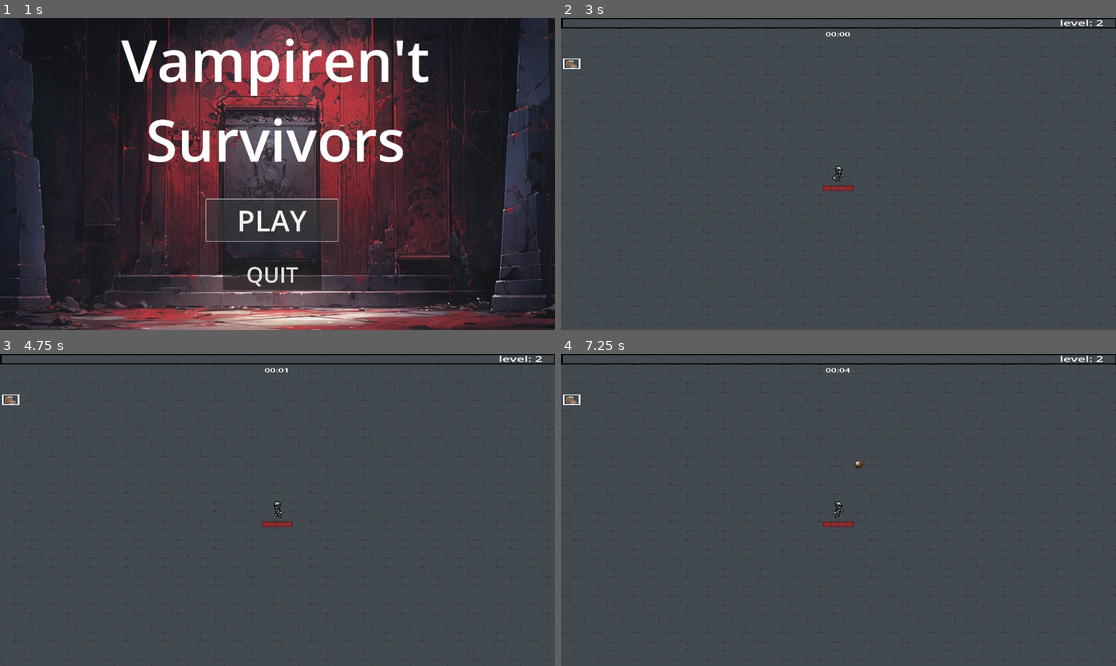
Above: before the commit, frames 1-4 (two rows, left to right).
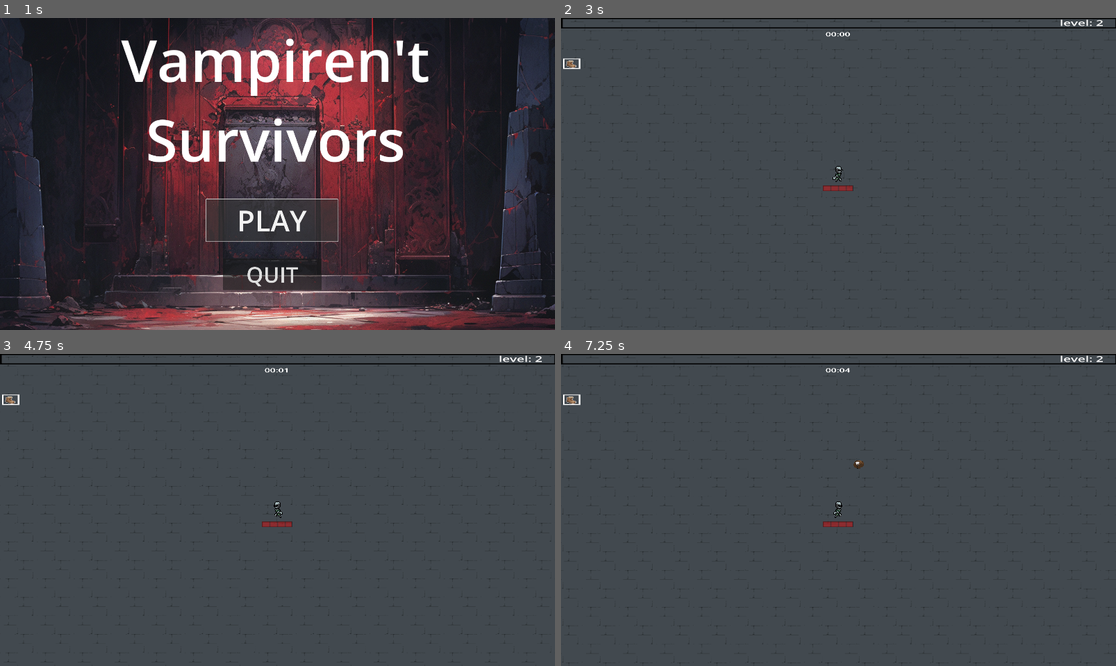
Above: after the commit, the same moments.

Repository: RaulBreaFernandez/PMDM
Game: Godot game, scene res://menu.tscn
Same seed, same stepped clock (60 frames per second), same inputs: the game is played once before the commit and once after it. Sound files missing from this copy of the repository are replaced by a short silence.
Inputs (mouse positions are in pixels of both pictures, inside the frame that each line leads up to):
- Up to frame 1 (1 s): click "PLAY" at 0.5 s
- Up to frame 2 (3 s): move the mouse to (960, 158) at 1.27 s; hold D (right) 1.28-2.03 s; click (960, 158) at 1.35 s; tap Enter at 2 s; move the mouse to (727, 189) at 2.02 s; hold S (down) 2.03-2.78 s; click (727, 189) at 2.1 s; tap Space at 2.75 s; move the mouse to (894, 105) at 2.77 s; hold D (right) from 2.78 s (still down); click (894, 105) at 2.85 s
- Up to frame 3 (4.75 s): move the mouse to (249, 572) at 3.52 s; release D (right) at 3.53 s; hold W (up) 3.53-4.28 s; click (249, 572) at 3.6 s; move the mouse to (444, 556) at 4.27 s; hold A (left) from 4.28 s (still down); click (444, 556) at 4.35 s
- Up to frame 4 (7.25 s): move the mouse to (672, 463) at 5.02 s; click (672, 463) at 5.1 s; move the mouse to (866, 510) at 5.77 s; release A (left) at 5.78 s; hold S (down) 5.78-6.53 s; click (866, 510) at 5.85 s; move the mouse to (755, 432) at 6.52 s; hold D (right) from 6.53 s (still down); click (755, 432) at 6.6 s

Frame 1 is identical in both runs. In frame 2, 0.3% of the frame differs, in the area x 0-100%, y 0-100%; in frame 3, 0.3%; in frame 4, 0.3%.

Commit message:
Juego completado

Diff:
--- a/Godot/world/character.gd
+++ b/Godot/world/character.gd
@@ -73,13 +73,12 @@
 var enemy_close = []
 
 func _ready():
-		animation.play("walk")
-		arrow_attack()
-		crystal_spell_attack()
-		silver_sword_attack()
-		set_expbar(experience, calculate_experiencecap())
-		_on_hurt_box_hurt(0, 0, 0)
-
+	animation.play("walk")
+	arrow_attack()
+	crystal_spell_attack()
+	silver_sword_attack()
+	set_expbar(experience, calculate_experiencecap())
+	_on_hurt_box_hurt(0, 0, 0)
 
 func crystal_spell_attack():
 	if crystal_spell_level > 0:
@@ -120,19 +119,17 @@
 	else:
 		get_m = m
 	labelTimer.text = str(get_m)+":"+str(get_s)
-
 	get_input()
 	move_and_slide()
 
 func _on_hurt_box_hurt(damage, _angle, _knockback):
-	hp -= damage
+	hp -= clamp(damage-armor, 1.0, 999.0)
 	healthbar.max_value = maxhp
 	healthbar.value = hp
 	if hp <= 0:
 		death()
 
 func _on_arrow_attack_timer_timeout():
-	print(arrow_ammo)
 	if arrow_ammo > 0:
 		var arrow_attack = arrow.instantiate()
 		arrow_attack.position = position
@@ -361,6 +358,13 @@
 
 func _on_timer_timeout():
 	s += 1
+	time += 1
+	print(time)
+	if hp > 0 and time > 300:
+		deathPanel.visible = true
+		get_tree().paused = true
+		labelResult.text = "YOU WIN!"
+		victorySound.play()
 
 func adjust_gui_collection(upgrade):
 	var get_upgraded_displaynames = UpgradeBd.UPGRADE[upgrade]["display_name"]
@@ -380,9 +384,13 @@
 func death():
 	deathPanel.visible = true
 	get_tree().paused = true
-	if time >= 300:
+	if time >= 240:
 		labelResult.text = "YOU WIN!"
 		victorySound.play()
 	else:
 		labelResult.text = "YOU LOSE!"
 		defeatSound.play()
+
+func _on_button_menu_click_end():
+	get_tree().paused = false
+	var _level = get_tree().change_scene_to_file("res://menu.tscn")
--- a/Godot/world/character.tscn
+++ b/Godot/world/character.tscn
@@ -231,19 +231,19 @@
 process_mode = 2
 visible = false
 layout_mode = 0
-offset_left = 475.0
-offset_top = 200.0
-offset_right = 675.0
-offset_bottom = 600.0
+offset_left = 514.0
+offset_top = 310.0
+offset_right = 635.0
+offset_bottom = 491.0
 
 [node name="Label_Result" type="Label" parent="GUILayer/GUI/DeathPanel"]
 unique_name_in_owner = true
 texture_filter = 5
 layout_mode = 0
-offset_left = 42.3415
-offset_top = 26.5
-offset_right = 473.342
-offset_bottom = 166.5
+offset_left = 9.32922
+offset_top = 26.0
+offset_right = 440.33
+offset_bottom = 166.0
 scale = Vector2(0.2, 0.2)
 theme_override_font_sizes/font_size = 100
 text = "Result
@@ -262,10 +262,10 @@
 
 [node name="Button_Menu" parent="GUILayer/GUI/DeathPanel" instance=ExtResource("10_l7sxm")]
 layout_mode = 0
-offset_left = 54.3174
-offset_top = 312.5
-offset_right = 510.317
-offset_bottom = 457.5
+offset_left = 14.1196
+offset_top = 131.5
+offset_right = 470.119
+offset_bottom = 276.5
 scale = Vector2(0.2, 0.25)
 text = "MENU
 "
@@ -321,6 +321,7 @@
 [connection signal="body_exited" from="EnemyDetectionArea" to="." method="_on_enemy_detection_area_body_exited"]
 [connection signal="area_entered" from="GrabArea" to="." method="_on_grab_area_area_entered"]
 [connection signal="area_entered" from="CollectArea" to="." method="_on_collect_area_area_entered"]
+[connection signal="click_end" from="GUILayer/GUI/DeathPanel/Button_Menu" to="." method="_on_button_menu_click_end"]
 [connection signal="timeout" from="GUILayer/GUI/LabelTimer/CalcTimeTimer" to="." method="_on_timer_timeout"]
 
 [editable path="HurtBox"]
--- a/Godot/world/enemy.gd
+++ b/Godot/world/enemy.gd
@@ -12,6 +12,7 @@
 @export var hp = 1
 @export var knockback_recovery = 1
 @export var experience = 1
+@export var enemy_counter = 0
 @export var damage = 1
 
 var knockback = Vector2.ZERO
@@ -21,7 +22,6 @@
 signal remove_from_array(object)
 
 func _ready():
-
 	animation.play("walk")
 
 func death():
--- a/Godot/world/enemy_demon.tscn
+++ b/Godot/world/enemy_demon.tscn
@@ -73,7 +73,6 @@
 scale = Vector2(0.5, 0.5)
 texture = ExtResource("2_lh7im")
 hframes = 6
-frame = 5
 
 [node name="CollisionShape2D" type="CollisionShape2D" parent="."]
 position = Vector2(6, 8)
--- a/Godot/world/enemy_final_boss.tscn
+++ b/Godot/world/enemy_final_boss.tscn
@@ -1,10 +1,11 @@
-[gd_scene load_steps=13 format=3 uid="uid://ceqhu4cuhds7f"]
+[gd_scene load_steps=14 format=3 uid="uid://ceqhu4cuhds7f"]
 
 [ext_resource type="Script" path="res://world/enemy.gd" id="1_raaiw"]
 [ext_resource type="Texture2D" uid="uid://dxekt70ndeiqm" path="res://enemy/spr_NecromancerWalk_strip10.png" id="2_5xk7d"]
 [ext_resource type="PackedScene" uid="uid://ddplmg8f5j027" path="res://Utility/hurt_box.tscn" id="3_nrtw0"]
 [ext_resource type="PackedScene" uid="uid://88muhmklt8cx" path="res://Utility/hit_box.tscn" id="4_lk61k"]
 [ext_resource type="AudioStream" uid="uid://dcamktppcw61w" path="res://Sounds/hitmarker.mp3" id="5_glbt7"]
+[ext_resource type="AudioStream" uid="uid://dwr2pth8kbq7f" path="res://Sounds/Victory Sound.mp3" id="6_wh10j"]
 
 [sub_resource type="CapsuleShape2D" id="CapsuleShape2D_cjcl0"]
 radius = 13.0
@@ -62,11 +63,6 @@
 collision_layer = 5
 collision_mask = 5
 script = ExtResource("1_raaiw")
-movement_speed = 60
-hp = 1000
-knockback_recovery = 10
-experience = 100
-damage = 25
 
 [node name="Walk" type="Sprite2D" parent="."]
 texture_filter = 5
@@ -104,6 +100,9 @@
 stream = ExtResource("5_glbt7")
 volume_db = -10.0
 
+[node name="VictorySound" type="AudioStreamPlayer" parent="."]
+stream = ExtResource("6_wh10j")
+
 [connection signal="hurt" from="HurtBox" to="." method="_on_hurt_box_hurt"]
 
 [editable path="HurtBox"]
--- a/Godot/world/world.tscn
+++ b/Godot/world/world.tscn
@@ -14,6 +14,7 @@
 [ext_resource type="PackedScene" uid="uid://ccs2fop22ag6j" path="res://world/enemy_skeleton.tscn" id="9_l5hx1"]
 [ext_resource type="PackedScene" uid="uid://caxvrawwc3pg1" path="res://world/enemy_demon.tscn" id="12_efuvq"]
 [ext_resource type="PackedScene" uid="uid://ceqhu4cuhds7f" path="res://world/enemy_final_boss.tscn" id="13_jv0lx"]
+[ext_resource type="Texture2D" uid="uid://vc2acksccrsq" path="res://muro.png" id="15_k54cl"]
 
 [sub_resource type="Resource" id="Resource_a371d"]
 script = ExtResource("6_1u7q2")
@@ -87,13 +88,10 @@
 [node name="Background" type="Sprite2D" parent="."]
 texture_filter = 3
 texture_repeat = 2
-position = Vector2(-58, 13)
+position = Vector2(-194, 501)
 texture = ExtResource("1_eqmwv")
 region_enabled = true
-region_rect = Rect2(0, 0, 10000, 10000)
-
-[node name="Character" parent="." instance=ExtResource("2_4sju0")]
-position = Vector2(0, 1)
+region_rect = Rect2(0, 0, 15000, 15000)
 
 [node name="BGMusic" type="AudioStreamPlayer" parent="."]
 stream = ExtResource("4_68wxx")
@@ -126,7 +124,6 @@
 position = Vector2(-57.9999, 0)
 rotation = 3.14159
 shape = SubResource("RectangleShape2D_773wc")
-one_way_collision = true
 one_way_collision_margin = 0.0
 
 [node name="LeftWall" type="StaticBody2D" parent="."]
@@ -137,7 +134,6 @@
 position = Vector2(-57.9999, 0)
 rotation = 3.14159
 shape = SubResource("RectangleShape2D_773wc")
-one_way_collision = true
 one_way_collision_margin = 0.0
 
 [node name="BottomWall" type="StaticBody2D" parent="."]
@@ -147,7 +143,6 @@
 position = Vector2(-57.9999, 0)
 rotation = 3.14159
 shape = SubResource("RectangleShape2D_773wc")
-one_way_collision = true
 one_way_collision_margin = 0.0
 
 [node name="RightWall" type="StaticBody2D" parent="."]
@@ -158,5 +153,47 @@
 position = Vector2(-57.9999, 0)
 rotation = 3.14159
 shape = SubResource("RectangleShape2D_773wc")
-one_way_collision = true
 one_way_collision_margin = 0.0
+
+[node name="RightWallTexture" type="Sprite2D" parent="."]
+texture_filter = 5
+texture_repeat = 2
+position = Vector2(4953, 13)
+rotation = -4.71239
+scale = Vector2(0.669341, 0.728736)
+texture = ExtResource("15_k54cl")
+region_enabled = true
+region_rect = Rect2(-0.002, -0.347, 15000, 31.238)
+
+[node name="TopWallTexture" type="Sprite2D" parent="."]
+texture_filter = 5
+texture_repeat = 2
+position = Vector2(-68.9998, -4996.21)
+scale = Vector2(0.668, 0.696277)
+texture = ExtResource("15_k54cl")
+region_enabled = true
+region_rect = Rect2(-0.002, -0.347, 15000, 31.238)
+
+[node name="LeftWallTexture" type="Sprite2D" parent="."]
+visible = false
+texture_filter = 5
+texture_repeat = 2
+position = Vector2(-5069, 13.0561)
+rotation = -1.5708
+scale = Vector2(0.669341, 0.728736)
+texture = ExtResource("15_k54cl")
+region_enabled = true
+region_rect = Rect2(-0.002, -0.347, 15000, 31.238)
+
+[node name="BottomWallTexture" type="Sprite2D" parent="."]
+visible = false
+texture_filter = 5
+texture_repeat = 2
+position = Vector2(-57.9996, 5022)
+scale = Vector2(0.6696, 0.696277)
+texture = ExtResource("15_k54cl")
+region_enabled = true
+region_rect = Rect2(-0.002, -0.347, 15000, 31.238)
+
+[node name="Character" parent="." instance=ExtResource("2_4sju0")]
+position = Vector2(0, 1)
Binary file added: Godot/muro.png
Not shown, added: Godot/muro.png.import
Not shown: 1 places in Godot/world/world.tscn that only renumber resources
